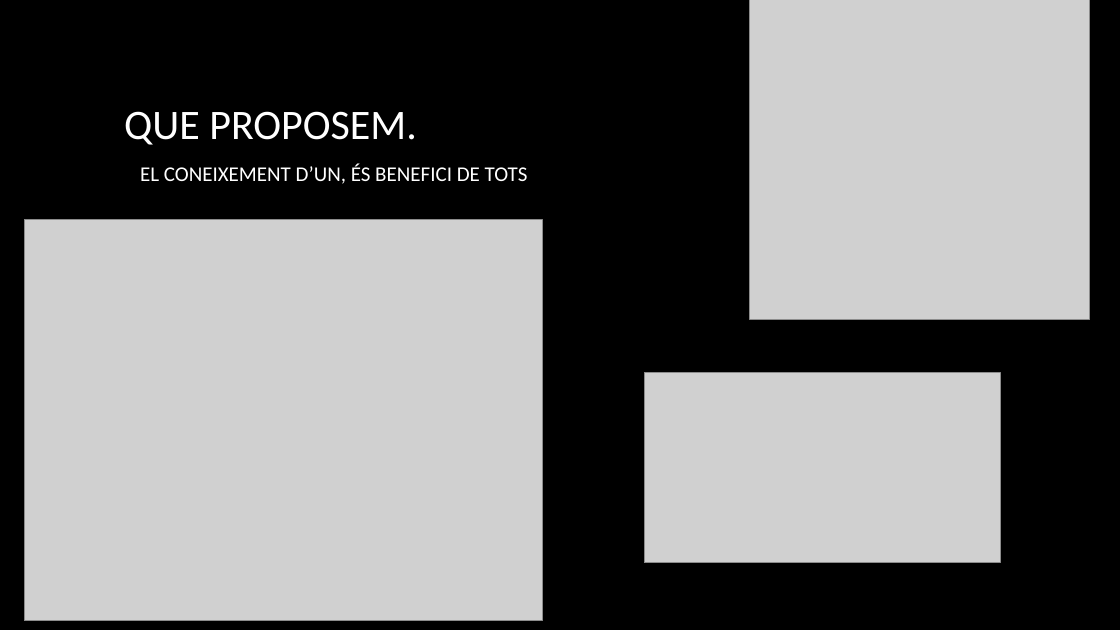
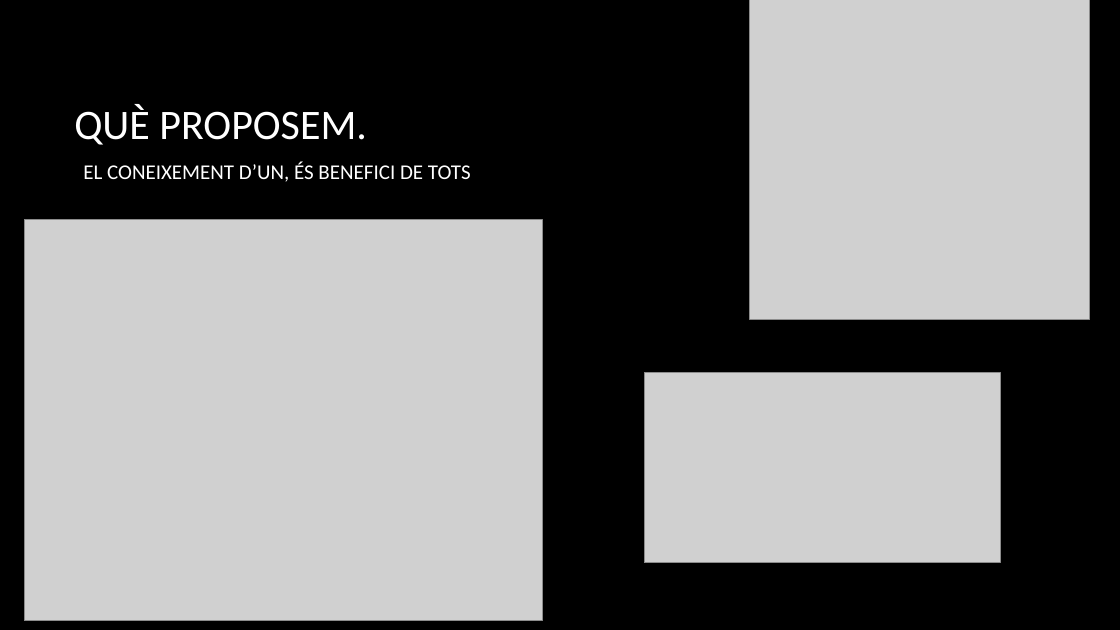
Before and after one commit to somhackathon19/somhackathon19-hard-soft, a slide deck: slide 3 of El banc del coneixement.pptx. Drawn at 1120x630 pixels with LibreOffice and Linux fonts; fonts in the diff are those of the drawing; grey boxes stand for pictures; background and template pictures are left out. Boxes give left, top, right and bottom in pixels: in the first picture for what was removed or moved away, otherwise in the second. Text is boxed around its words. In the diff, an @@ line names an element or a change of style, - is before the commit and + after.

```diff
--- a/El banc del coneixement.pptx
+++ b/El banc del coneixement.pptx
@@ title at bbox=[74, 105, 367, 145]: text changed @@
-QUE PROPOSEM.
+QUÈ PROPOSEM.
@@ text "EL CONEIXEMENT D’UN, ÉS BENEFICI ...": place and size @@
-text "EL CONEIXEMENT D’UN, ÉS BENEFICI ..." at bbox=[140, 163, 528, 184]
+text "EL CONEIXEMENT D’UN, ÉS BENEFICI ..." at bbox=[83, 161, 471, 182]
```
Also in this commit, not shown: 1 other slide changed, 1 slide added.
